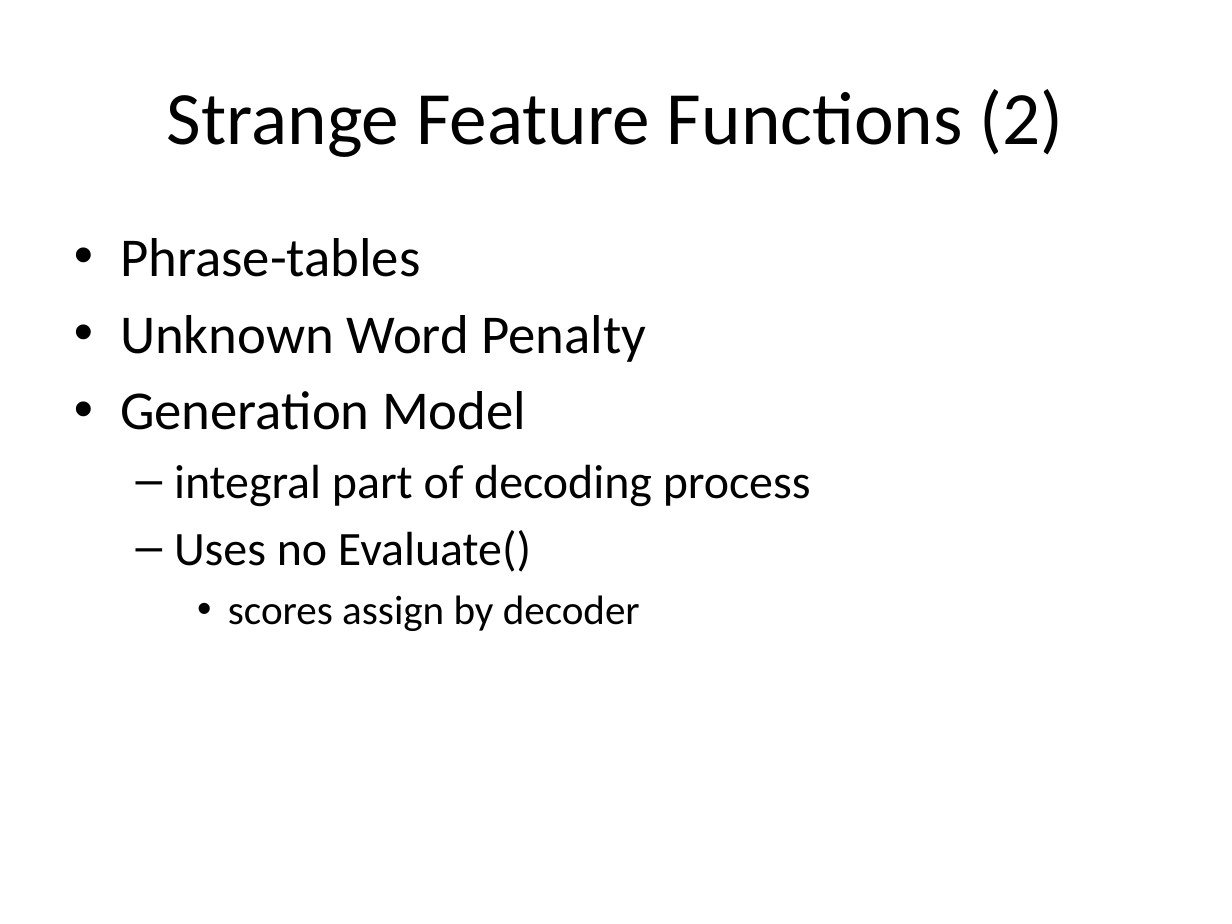
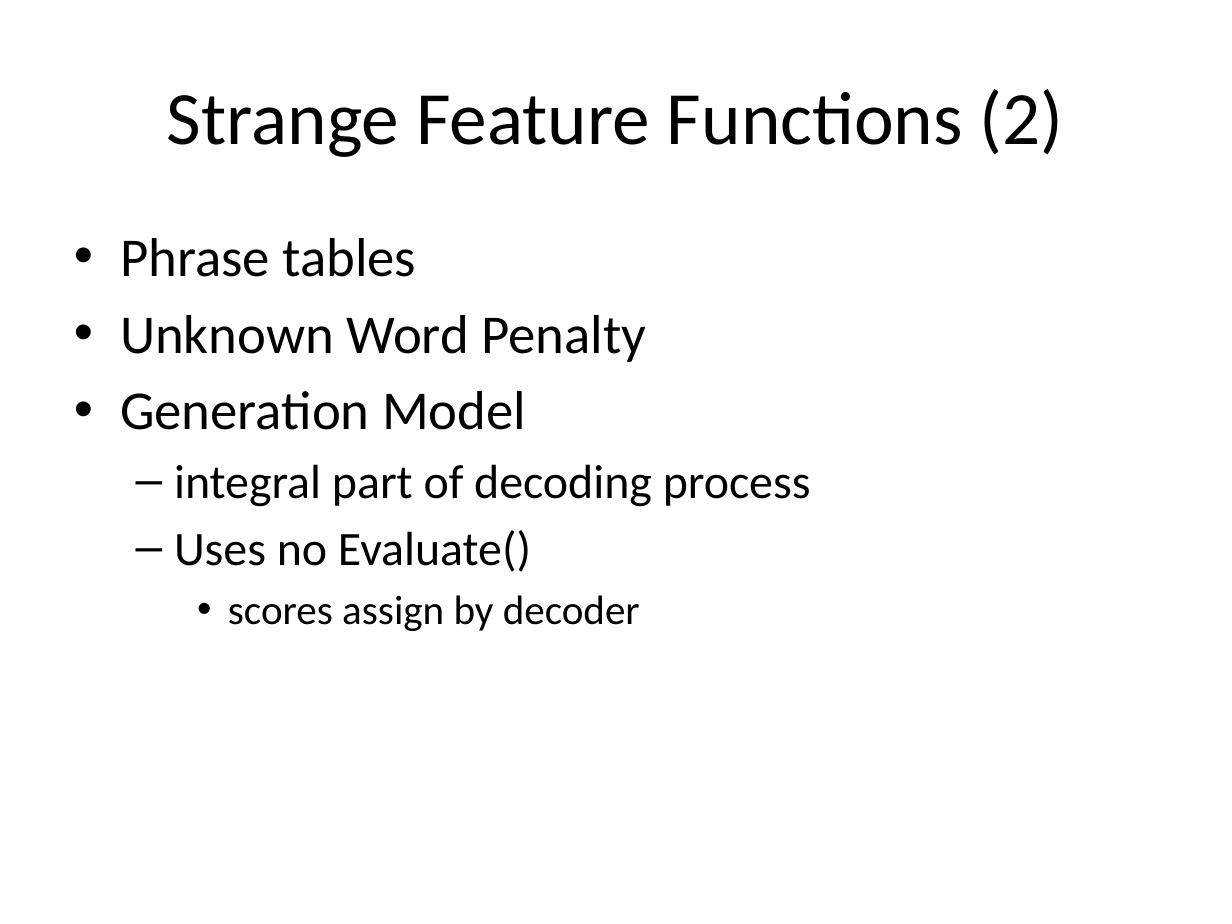
Before and after one commit to hieuhoang/papers, a slide deck: slide 12 of icon.2014/FeatureFunction.odp. Drawn at 1232x924 pixels with LibreOffice and Linux fonts; fonts in the diff are those of the drawing; background and template pictures are left out. Boxes give left, top, right and bottom in pixels: in the first picture for what was removed or moved away, otherwise in the second. Text is boxed around its words. In the diff, an @@ line names an element or a change of style, - is before the commit and + after.

Commit message:
FeatureFunction: fixed two or three typos

```diff
--- a/icon.2014/FeatureFunction.odp
+++ b/icon.2014/FeatureFunction.odp
@@ text at (x1=120, y1=238, x2=416, y2=277): text changed @@
-• Phrase-tables
+• Phrase tables
```
Also in this commit, not shown: 4 other slides changed, 1 slide removed, 3 other files.
